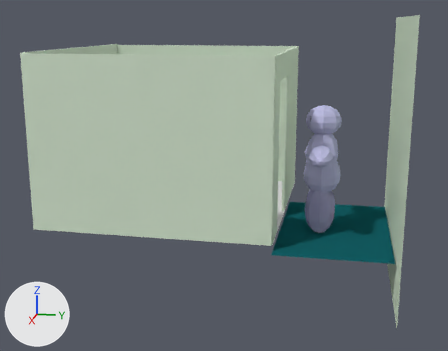
An edit to the Blender file Physics/Tablecloth.blend, drawn before and after from the same camera.
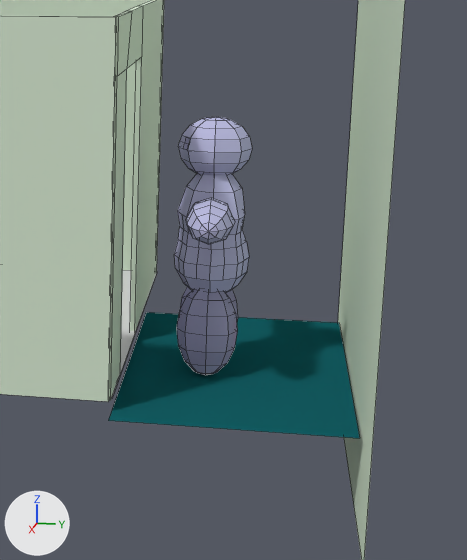
Old and new are each drawn from a camera (50 mm lens) standing at (173.0, 48.0, 52.0) and looking at (18.0, 16.0, 13.0) and again close up on the part from 49% to 100% of the width and 14% to 92% of the height. Lighting does not change. The marker at lower left points along +X, +Y and +Z. The close-ups show mesh edges as thin lines.

The scene before the commit, as lines of its bpy script (objects in view):
```python
me_plane_001 = bpy.data.meshes.new('Plane.001')
me_plane_001.from_pydata([(-1.0, -1.0, 0.0), (1.0, -1.0, 0.0), (-1.0, 1.0, 0.0), (1.0, 1.0, 0.0)], [], [(0, 1, 3, 2)])
me_plane_001.materials.append(mat_material_tile)  # its picture is missing
me_plane_003 = bpy.data.meshes.new('Plane.003')
me_plane_003.from_pydata(...)  # a box spanning x -1.0..1.0, y -1.0..1.0, z -0.03..0.0
me_plane_003.materials.append(mat_material_eggshell)  # white #d6e7d1
me_plane_004 = bpy.data.meshes.new('Plane.004')
me_plane_004.from_pydata([(-1.0, -1.0, 0.0), (1.0, -1.0, 0.0), (-1.0, 1.0, 0.0), (1.0, 1.0, 0.0)], [], [(0, 1, 3, 2)])
me_plane_004.materials.append(mat_material_deepteal)  # dark cyan #166369
ob_floor = bpy.data.objects.new('Floor', me_plane_001)
ob_floor.location = (0.0, 0.0, 0.0)
ob_floor.scale = (31.2, 31.2, 31.2)
ob_plane_001 = bpy.data.objects.new('Plane.001', me_plane_004)
ob_plane_001.location = (11.0, 45.5, -1.7)
ob_plane_001.scale = (23.3, 14.3, 14.3)
ob_wall_2 = bpy.data.objects.new('Wall.2', me_plane_003)
ob_wall_2.location = (-31.2, -0.4, 22.3)
ob_wall_2.rotation_euler = (1.571, 0.0, 1.571)  # degrees (90, 0, 90)
ob_wall_2.scale = (31.2, 22.6, 20.7)
# also in view: 'Wall.3' at (0.0, 31.0, 22.0); 'Actor.Player.001' at (13.0, 42.0, 15.0); 'Wall.000' at (31.0, 0.0, 22.0); 'Plane.002' at (11.0, 60.0, 20.0)
```
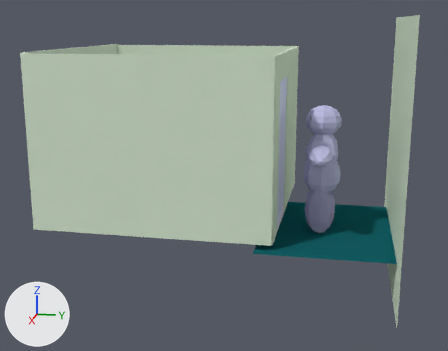
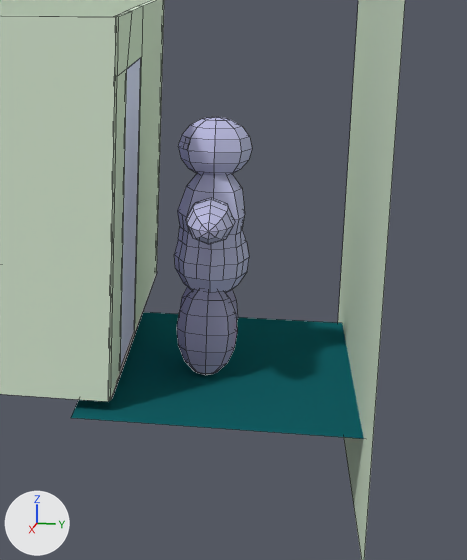
What differs and where, as boxes (x1, y1, x2, y2) in the close-ups (467 x 560 px):
```json
{"object": "Plane.001", "change": "moved, rescaled", "before": [108, 312, 360, 439], "after": [71, 312, 364, 439], "on screen": "16% wider"}
{"object": "Cube", "change": "added", "after": [121, 58, 141, 365]}
```

Edits to the scene script, one JSON object a line:
```json
{"op": "add", "block": "me_cube", "code": ["me_cube = bpy.data.meshes.new('Cube')", "me_cube.from_pydata(...)  # a box spanning x -1.0..1.0, y -1.0..1.0, z -1.0..1.0", "me_cube.materials.append(mat_material_metal)  # white #e0e5ff"]}
{"op": "set", "path": "ob_plane_001.location", "old": "(11.0, 45.5, -1.7)", "new": "(11.0, 43.9, -1.7)"}
{"op": "set", "path": "ob_plane_001.scale", "old": "(23.3, 14.3, 14.3)", "new": "(23.3, 17.2, 14.3)"}
{"op": "add", "block": "ob_cube", "code": ["ob_cube = bpy.data.objects.new('Cube', me_cube)", "ob_cube.location = (12.4, 30.6, 19.1)", "ob_cube.scale = (9.01, 0.344, 19.0)"]}
```
